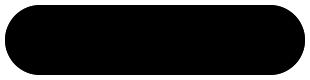
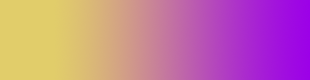
The second (310, 80) image is a revision of the first. Changes to its layers:
hid "Play" over [5, 5, 305, 75]
hid "Play copy" over [5, 5, 305, 75]
added layer "Layer 1" over [0, 0, 310, 80]
